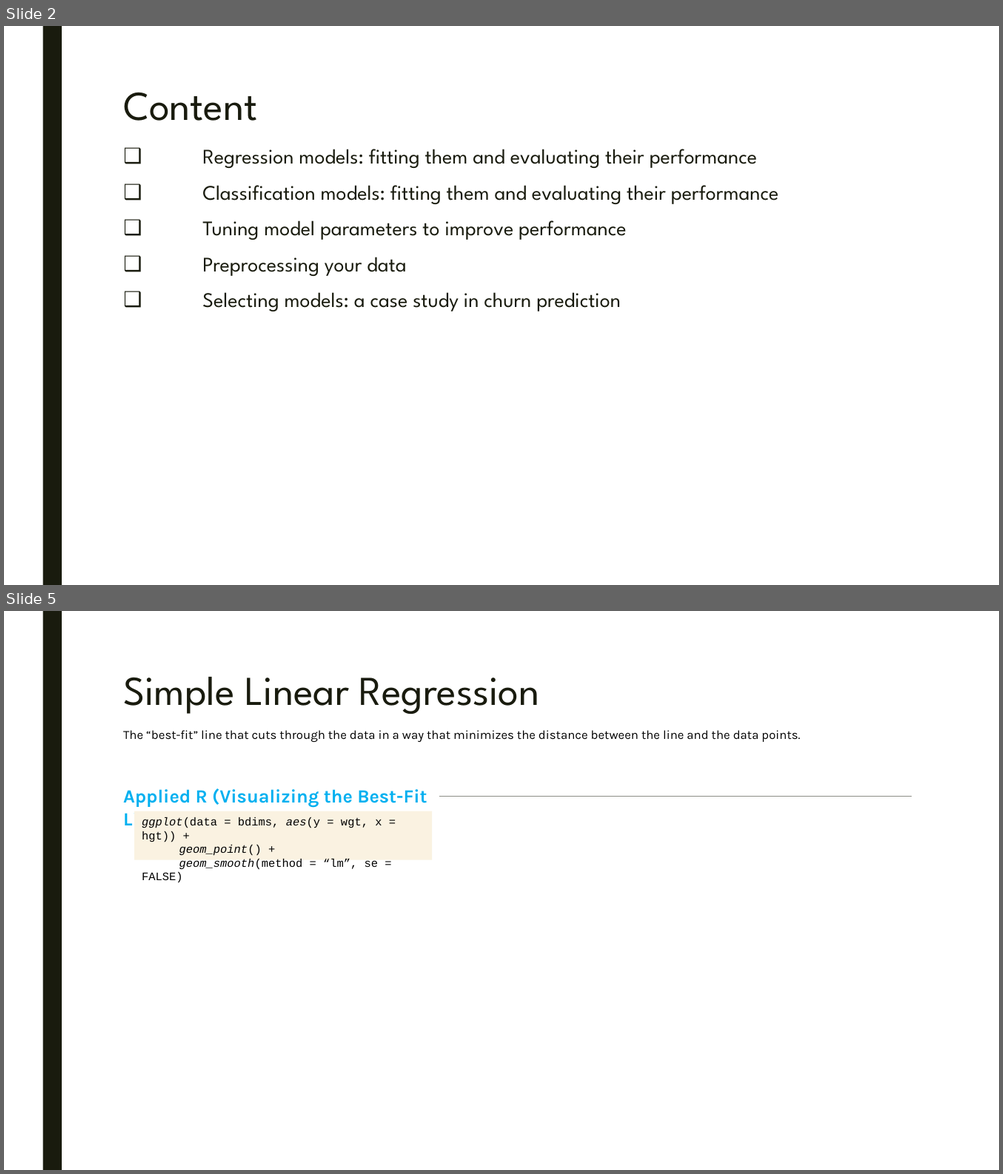
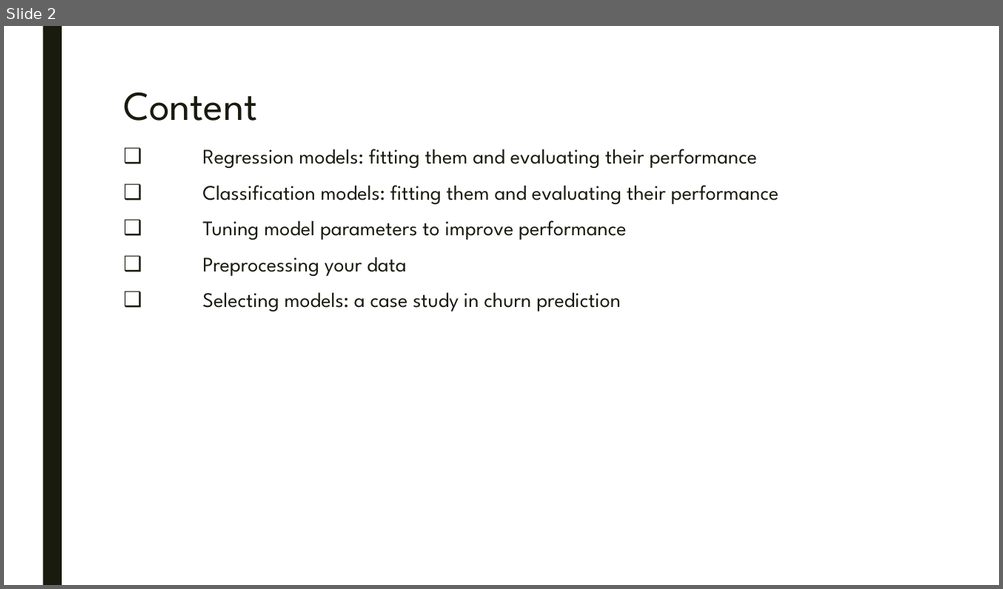
Before and after one commit to parcap/business-education, a slide deck: Machine-Learning-Toolbox/Machine Learning Toolbox.pptx. Shown one above the other, each under a label of ours: slides 2 and 5 before the commit, slide 2 after it; the slides between them are not shown. The pictures are 1003x1174 and 1003x589 pixels, drawn with LibreOffice and Linux fonts; fonts in the diff are those of the drawing. Boxes give left, top, right and bottom in pixels: in the first picture for what was removed or moved away, otherwise in the second. Text is boxed around its words. In the diff, an @@ line names an element or a change of style, - is before the commit and + after.

```diff
--- a/Machine-Learning-Toolbox/Machine Learning Toolbox.pptx
+++ b/Machine-Learning-Toolbox/Machine Learning Toolbox.pptx
@@ slide 5 removed at bbox=[4, 611, 999, 1170], background #FFFFFF; not listed: 1 template element that a slide beside it also shows @@
@@ title removed at bbox=[123, 677, 540, 714] @@
-Simple Linear Regression
@@ text removed at bbox=[123, 730, 800, 742] @@
-The “best-fit” line that cuts through the data in a way that minimizes the distance between the line and the data points.
@@ text removed at bbox=[123, 789, 427, 828] @@
-Applied R (Visualizing the Best-Fit Line)
@@ line removed from (439, 796) to (911, 796) @@
@@ rectangle removed at bbox=[134, 811, 432, 860] @@
-ggplot(data = bdims, aes(y = wgt, x = hgt)) +
-geom_point() +
-geom_smooth(method = “lm”, se = FALSE)
```
Also in this commit, not shown: 1 slide changed, 1 slide added, 3 other slides removed, 4 other files.
